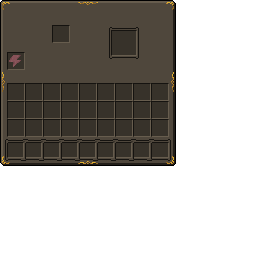
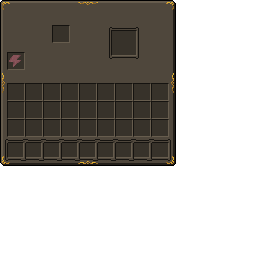
Layered file, before and after one edit (256 × 256). Changes by layer:
removed layer "stoneborn" over left=2, top=72, right=174, bottom=93
renamed "slot_large.png" to "te_background.png", painted on it over left=2, top=72, right=174, bottom=93
